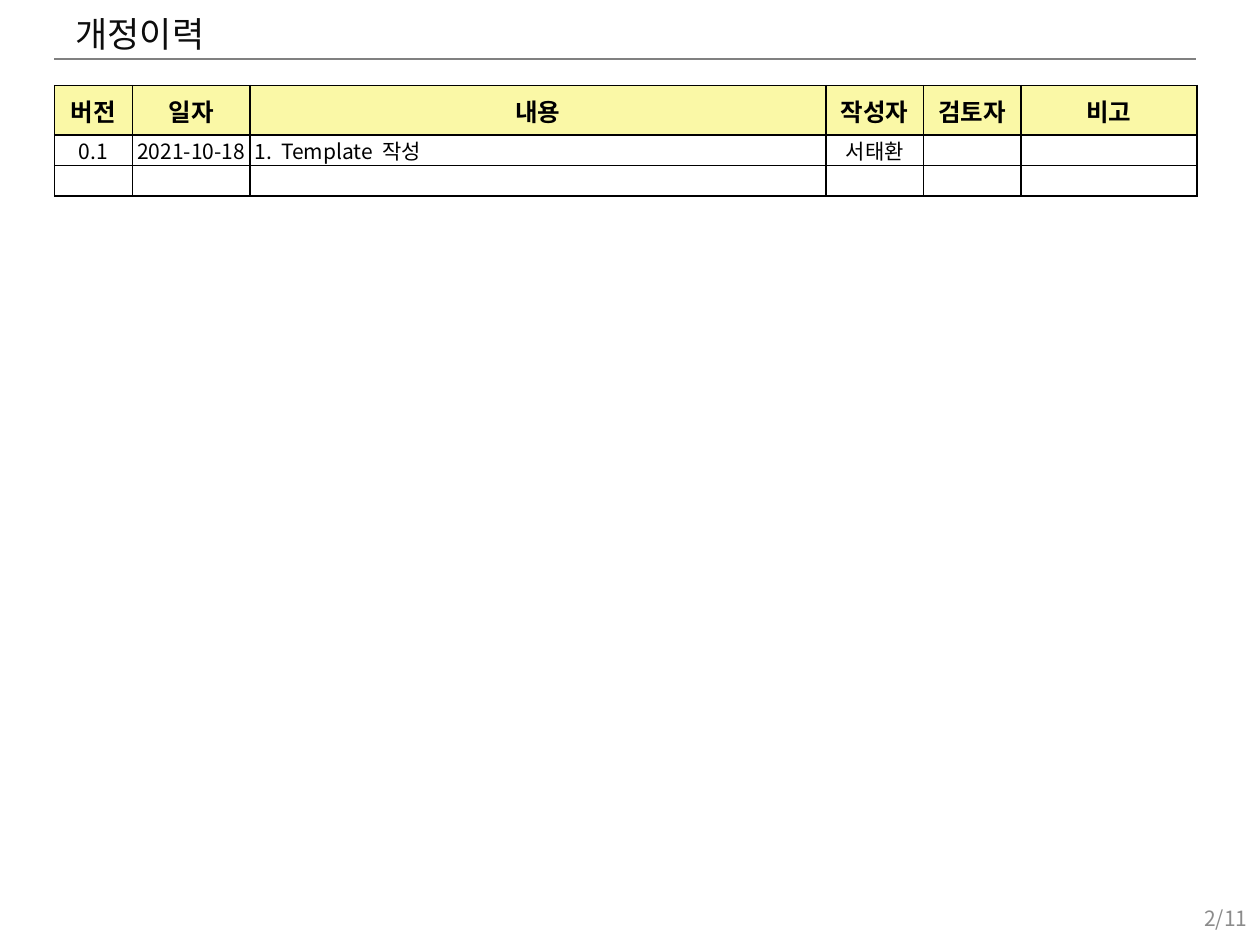
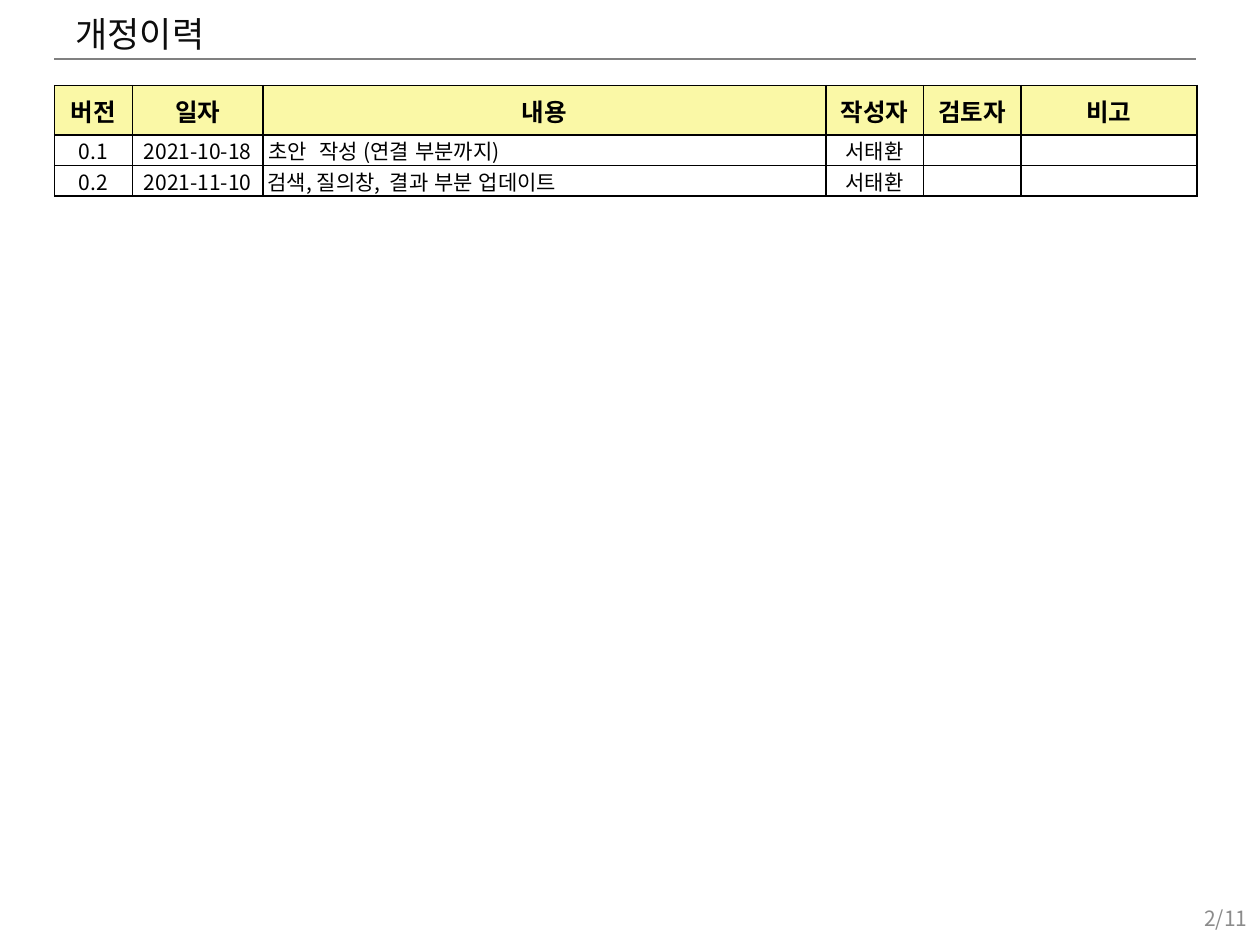
Before and after one commit to hwany7seo/gdbms_document, a slide deck: slide 2 of mockup/시각화도구_UI_UX_기획서.pptx. Drawn at 1260x945 pixels with LibreOffice and Linux fonts; fonts in the diff are those of the drawing. Boxes give left, top, right and bottom in pixels: in the first picture for what was removed or moved away, otherwise in the second. Text is boxed around its words. In the diff, an @@ line names an element or a change of style, - is before the commit and + after.

```diff
--- a/mockup/시각화도구_UI_UX_기획서.pptx
+++ b/mockup/시각화도구_UI_UX_기획서.pptx
@@ table at (54,86,1194,198) @@
-row 2, column 3: 1. Template 작성
+row 2, column 3: 초안 작성 (연결 부분까지)
-row 3:  |  |  |  |  | 
+row 3: 0.2 | 2021-11-10 | 검색, 질의창, 결과 부분 업데이트 | 서태환 |  | 
```
Also in this commit, not shown: 10 other slides changed, 3 slides added, 2 slides removed, 8 other files.
